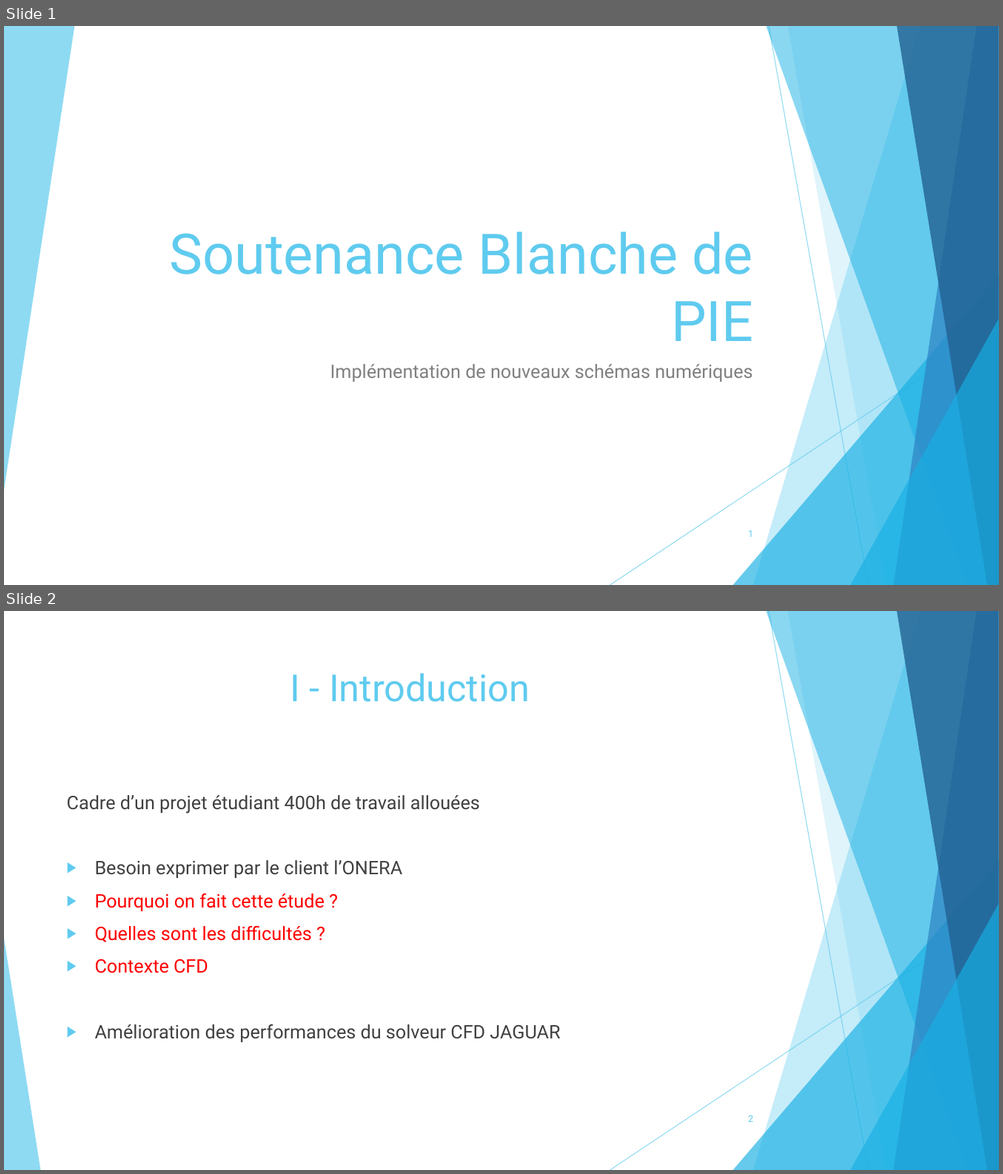
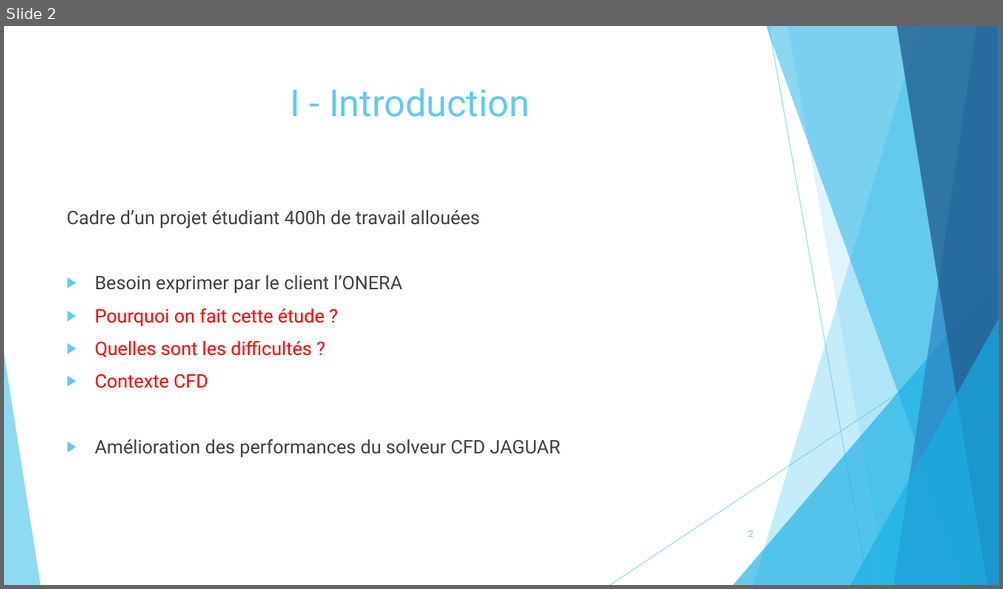
Before and after one commit to pierreXVI/PIE, a slide deck: oral_presentation/Oral_presentation_12_02_2019.pptx. Shown one above the other, each under a label of ours: slides 1 and 2 before the commit, slide 2 after it. The pictures are 1003x1174 and 1003x589 pixels, drawn with LibreOffice and Linux fonts; fonts in the diff are those of the drawing. Boxes give left, top, right and bottom in pixels: in the first picture for what was removed or moved away, otherwise in the second. Text is boxed around its words. In the diff, an @@ line names an element or a change of style, - is before the commit and + after.

```diff
--- a/oral_presentation/Oral_presentation_12_02_2019.pptx
+++ b/oral_presentation/Oral_presentation_12_02_2019.pptx
@@ slide 1 removed at box(4, 26, 999, 585), background #FFFFFF; not listed: 9 template elements that a slide beside it also shows @@
@@ freeform shape removed at box(4, 26, 74, 490) @@
@@ title removed at box(170, 232, 753, 341) @@
-Soutenance Blanche de PIE
@@ subtitle removed at box(330, 364, 752, 382) @@
-Implémentation de nouveaux schémas numériques
@@ page number removed at box(748, 531, 753, 537) @@
-1
```
Also in this commit, not shown: 3 slides changed, 1 slide added.
